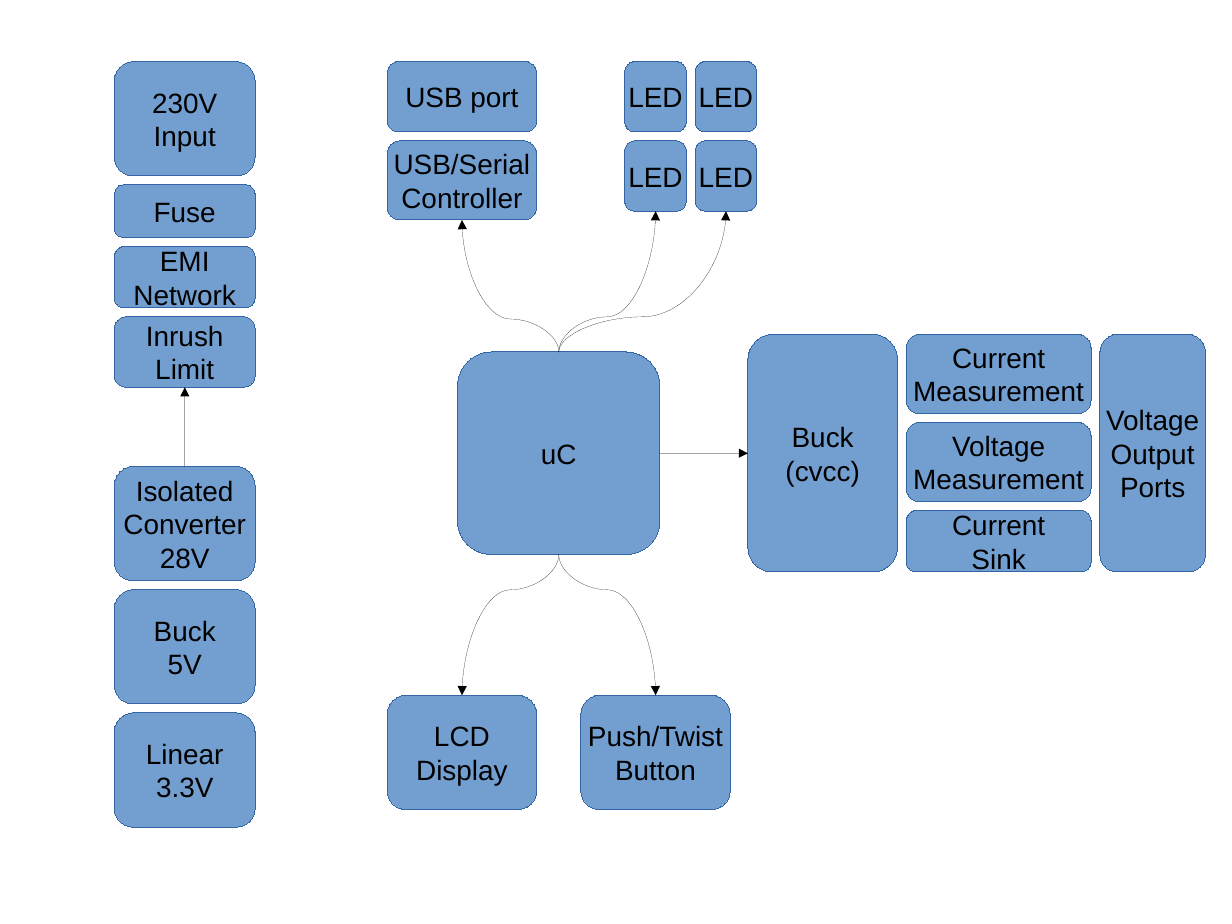
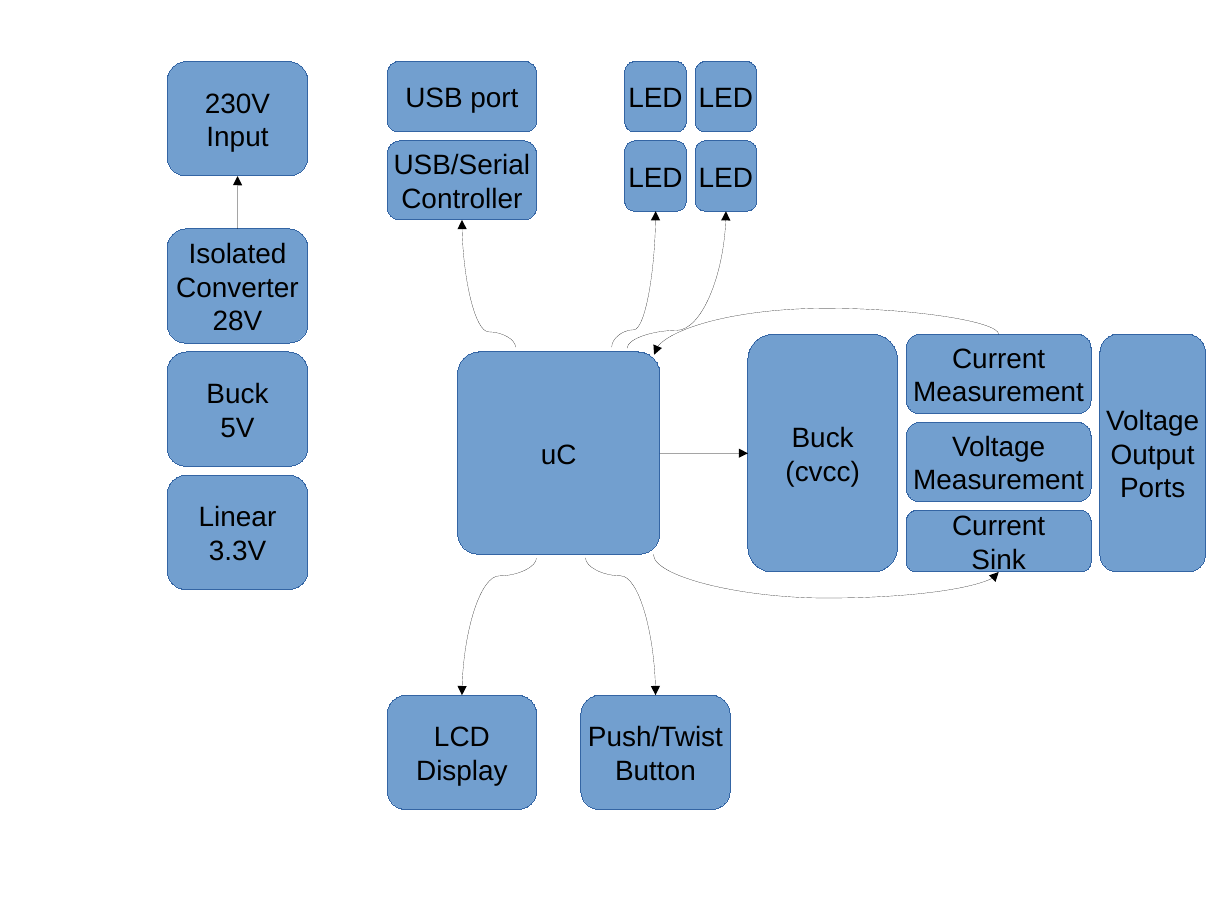
Before and after one commit to TheComet/bat6, a slide deck: slide 1 of doc/pflichtenheft/grob-blockdiagramm.odp. Drawn at 1232x924 pixels with LibreOffice and Linux fonts; fonts in the diff are those of the drawing. Boxes give left, top, right and bottom in pixels: in the first picture for what was removed or moved away, otherwise in the second. Text is boxed around its words. In the diff, an @@ line names an element or a change of style, - is before the commit and + after.

```diff
--- a/doc/pflichtenheft/grob-blockdiagramm.odp
+++ b/doc/pflichtenheft/grob-blockdiagramm.odp
@@ rounded rectangle "230V": place and size @@
-rounded rectangle "230V" at [114, 61, 255, 176]
+rounded rectangle "230V" at [168, 61, 309, 176]
@@ curved arrow added from (238, 229) to (238, 176), #000000 0 pt @@
@@ rounded rectangle removed at [114, 184, 255, 237] @@
-Fuse
@@ rounded rectangle "Isolated": place and size @@
-rounded rectangle "Isolated" at [114, 466, 255, 580]
+rounded rectangle "Isolated" at [168, 229, 309, 343]
@@ curved arrow moved from (559, 352) - (462, 220) to (515, 348) - (462, 220) @@
@@ curved arrow moved from (559, 352) - (727, 211) to (612, 348) - (656, 211) @@
@@ curved arrow moved from (559, 352) - (656, 211) to (627, 348) - (727, 211) @@
@@ rounded rectangle removed at [114, 246, 255, 307] @@
-EMI
-Network
@@ rounded rectangle removed at [114, 316, 255, 387] @@
-Inrush
-Limit
@@ curved arrow added from (999, 334) to (654, 354), #000000 0 pt @@
@@ rounded rectangle "Buck": place and size @@
-rounded rectangle "Buck" at [114, 590, 255, 704]
+rounded rectangle "Buck" at [168, 352, 309, 466]
@@ rounded rectangle "uC" at [457, 352, 660, 555]: proportions changed @@
@@ curved arrow removed from (184, 466) to (184, 387) @@
@@ rounded rectangle "Linear": place and size @@
-rounded rectangle "Linear" at [114, 713, 255, 827]
+rounded rectangle "Linear" at [168, 475, 309, 589]
@@ curved arrow moved from (559, 555) - (462, 695) to (537, 558) - (462, 695) @@
@@ curved arrow moved from (559, 555) - (656, 695) to (586, 558) - (656, 695) @@
@@ curved arrow added from (654, 555) to (999, 572), #000000 0 pt @@
```
Also in this commit, not shown: 1 other file.
